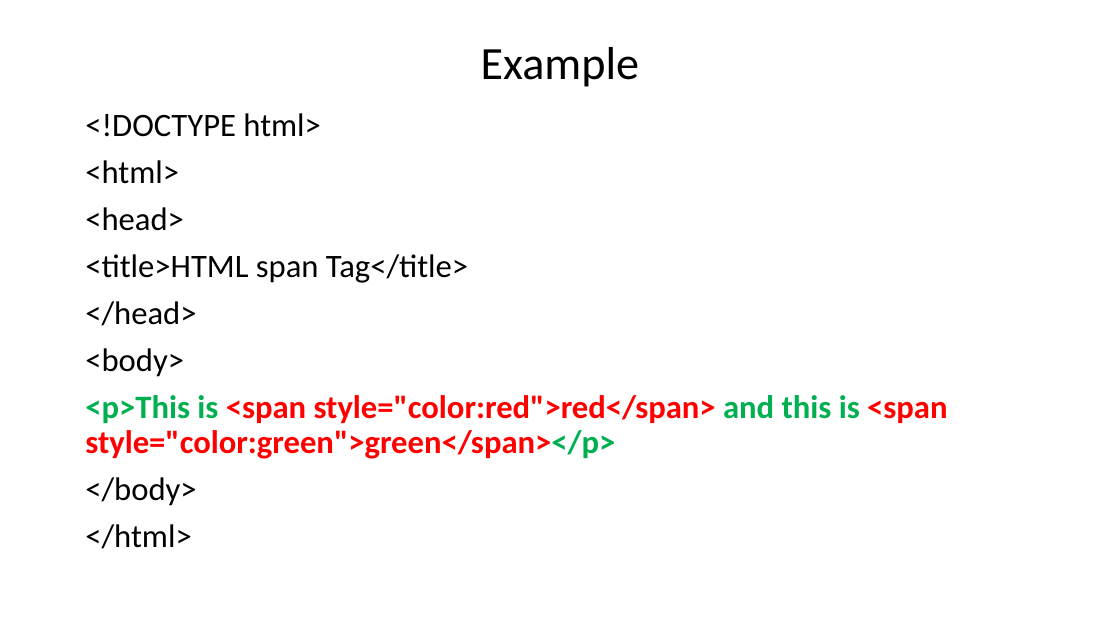
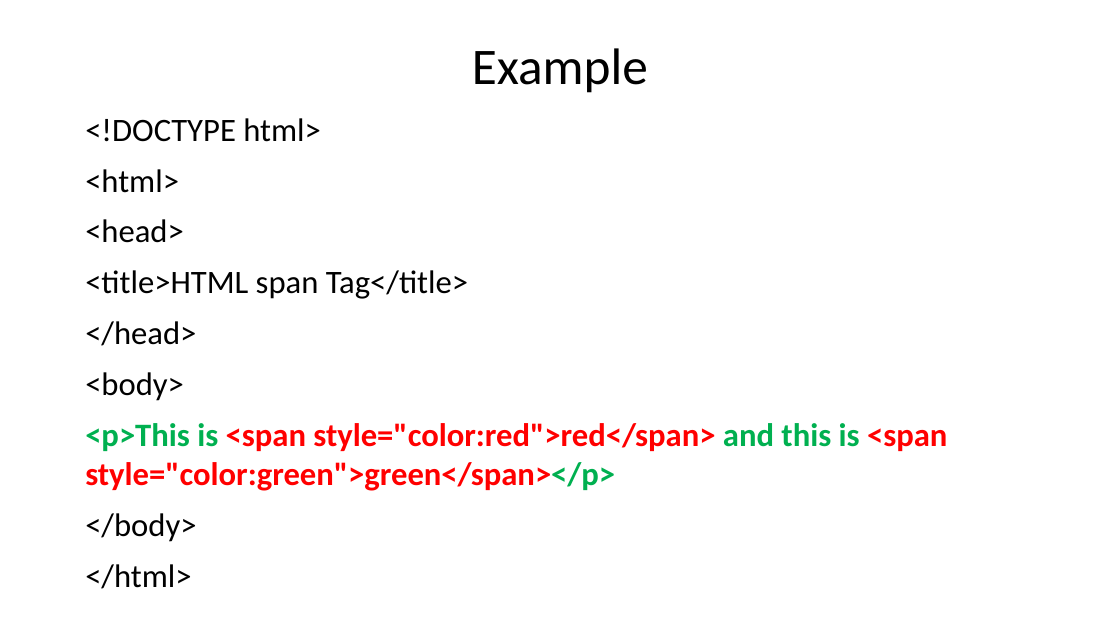
Before and after one commit to emyu10/dipit, a slide deck: slide 5 of docs/modules/web-design/ppts/Grouping-HTML-Elements.pptx. Drawn at 1120x630 pixels with LibreOffice and Linux fonts; fonts in the diff are those of the drawing. Boxes give left, top, right and bottom in pixels: in the first picture for what was removed or moved away, otherwise in the second. Text is boxed around its words. In the diff, an @@ line names an element or a change of style, - is before the commit and + after.

```diff
--- a/docs/modules/web-design/ppts/Grouping-HTML-Elements.pptx
+++ b/docs/modules/web-design/ppts/Grouping-HTML-Elements.pptx
@@ text "Example" at (472,48,648,93): size 39.6 to 44 pt; line spacing 0.9 to 1 @@
@@ text "<!DOCTYPE html>" at (85,118,947,542): line spacing 0.9 to 1 @@
```
Also in this commit, not shown: 4 other slides changed, 19 slides removed, 8 other files.
